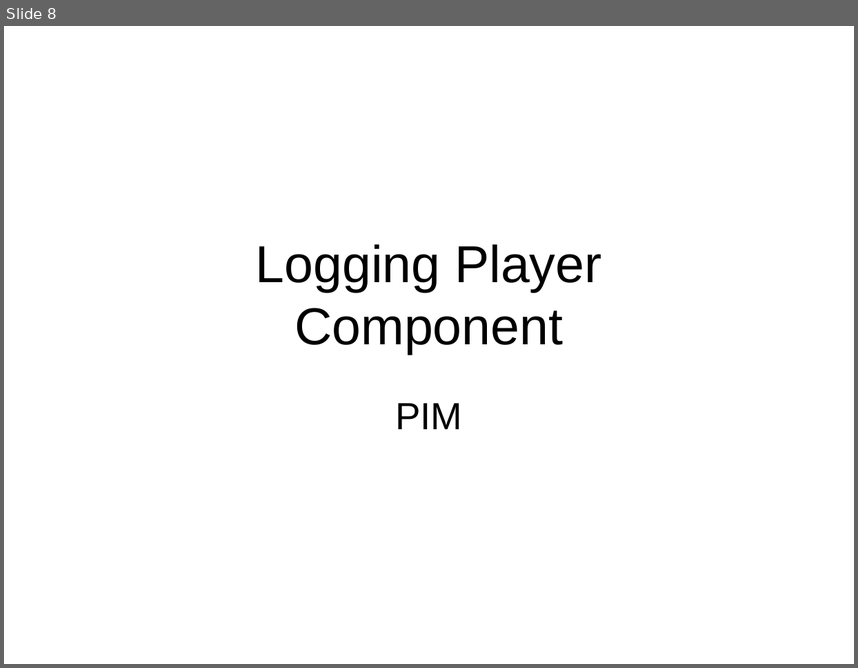
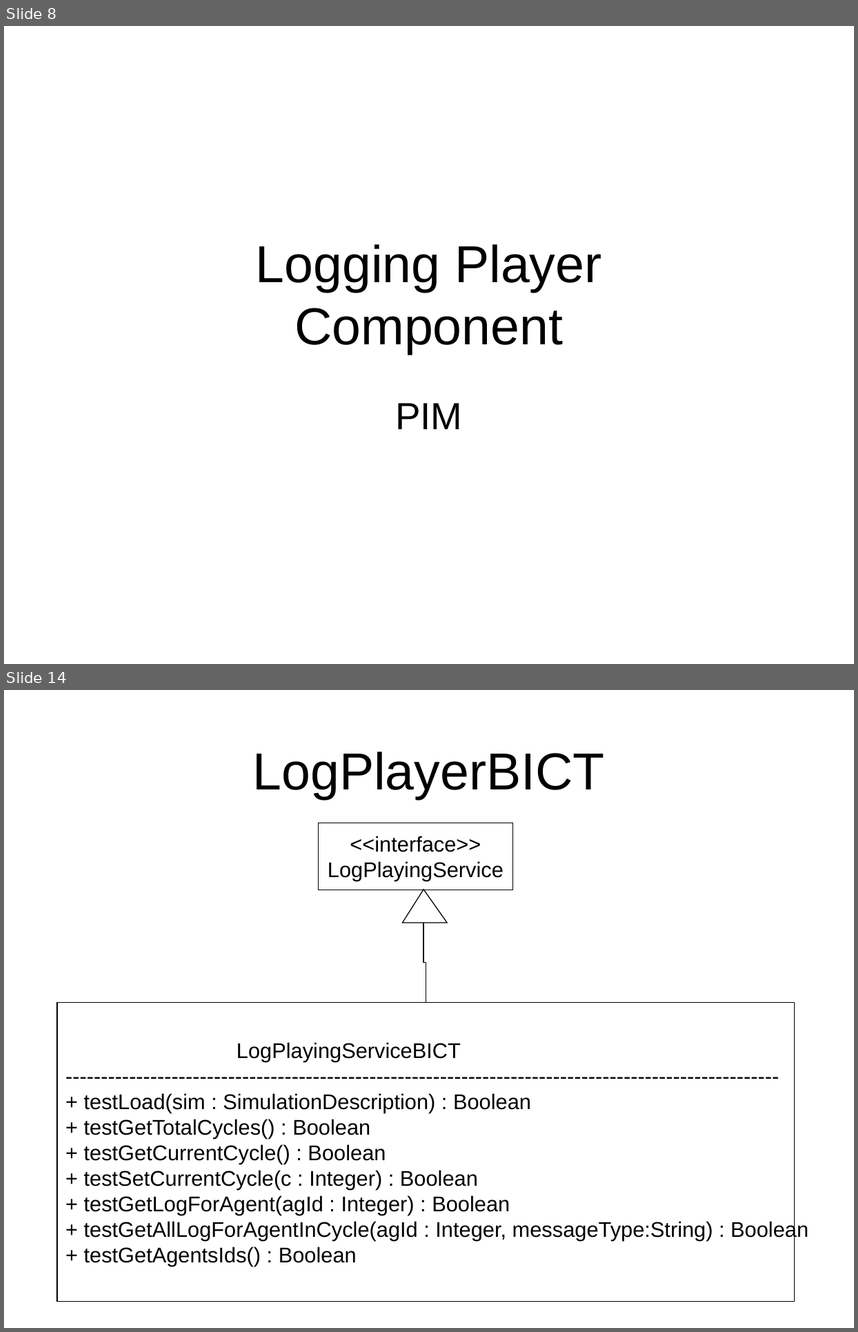
Before and after one commit to krishprince/rollerslam, a slide deck: docs/Logging/LoggingPIM.ppt. Shown one above the other, each under a label of ours: slide 8 before the commit, slides 8 and 14 after it; the slides between them are not shown. The pictures are 858x668 and 858x1332 pixels, drawn with LibreOffice and Linux fonts; fonts in the diff are those of the drawing. Boxes give left, top, right and bottom in pixels: in the first picture for what was removed or moved away, otherwise in the second. Text is boxed around its words. In the diff, an @@ line names an element or a change of style, - is before the commit and + after.

Commit message:
Implemented Log Player BICT. Added LogPlayerBICT models.

```diff
--- a/docs/Logging/LoggingPIM.ppt
+++ b/docs/Logging/LoggingPIM.ppt
@@ slide 14 added at (4, 690, 854, 1328), background #FFFFFF @@
@@ title added at (252, 751, 604, 799), 44 pt, text #000000 @@
+LogPlayerBICT
@@ rectangle added at (319, 822, 513, 890), fill #FFFFFF, outline #000000 0.74 pt, 18 pt, text #000000 @@
+<<interface>>
+LogPlayingService
@@ triangle added at (403, 889, 448, 922), fill #FFFFFF, outline #000000 0.74 pt @@
@@ elbow line added from (424, 923) to (426, 1002), #000000 0.74 pt @@
@@ rectangle added at (58, 1002, 795, 1301), fill #FFFFFF, outline #000000 0.74 pt, 18 pt, text #000000 @@
+LogPlayingServiceBICT
+-----------------------------------------------------------------------------------------------------
++ testLoad(sim : SimulationDescription) : Boolean
++ testGetTotalCycles() : Boolean
++ testGetCurrentCycle() : Boolean
++ testSetCurrentCycle(c : Integer) : Boolean
++ testGetLogForAgent(agId : Integer) : Boolean
++ testGetAllLogForAgentInCycle(agId : Integer, messageType:String) : Boolean
++ testGetAgentsIds() : Boolean
```
Also in this commit, not shown: 7 slides changed, 4 other slides added, 1 slide removed, 3 other files.
